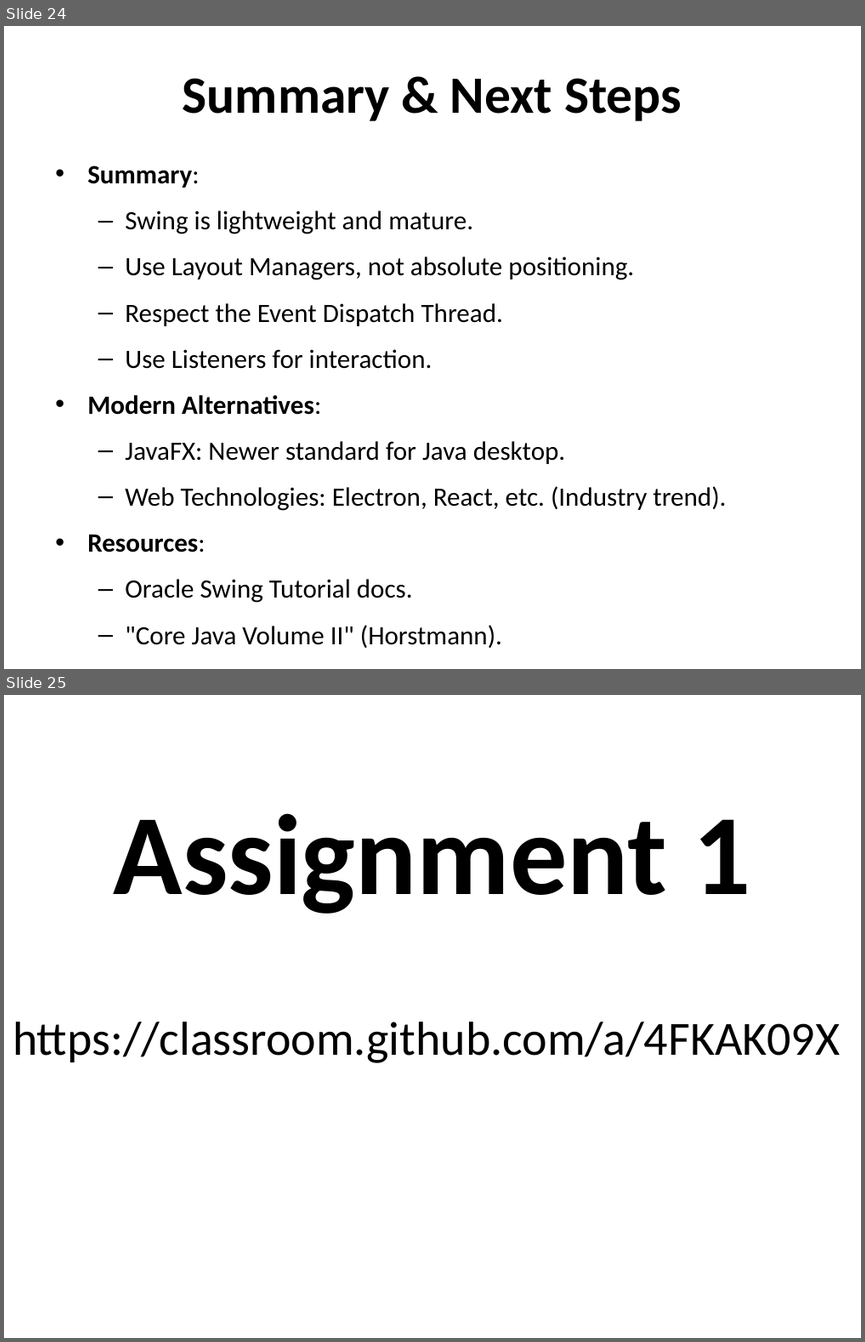
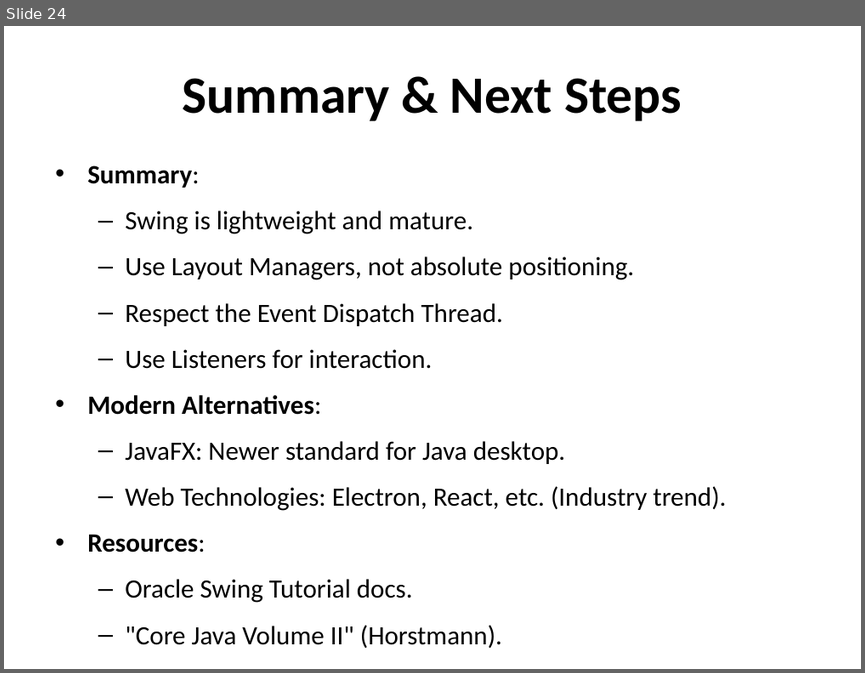
Before and after one commit to Tesfamichael-G/OOP, a slide deck: Lecture 6. GUI Programming with Swing.pptx. Shown one above the other, each under a label of ours: slides 24 and 25 before the commit, slide 24 after it. The pictures are 865x1342 and 865x673 pixels, drawn with LibreOffice and Linux fonts; fonts in the diff are those of the drawing. Boxes give left, top, right and bottom in pixels: in the first picture for what was removed or moved away, otherwise in the second. Text is boxed around its words. In the diff, an @@ line names an element or a change of style, - is before the commit and + after.

```diff
--- a/Lecture 6. GUI Programming with Swing.pptx
+++ b/Lecture 6. GUI Programming with Swing.pptx
@@ slide 25 removed at bbox=[4, 695, 861, 1338], background #FFFFFF @@
@@ title removed at bbox=[114, 813, 750, 913] @@
-Assignment 1
@@ text removed at bbox=[12, 1021, 840, 1063] @@
-https://classroom.github.com/a/4FKAK09X
```
Also in this commit, not shown: 1 slide changed, 1 other file.
